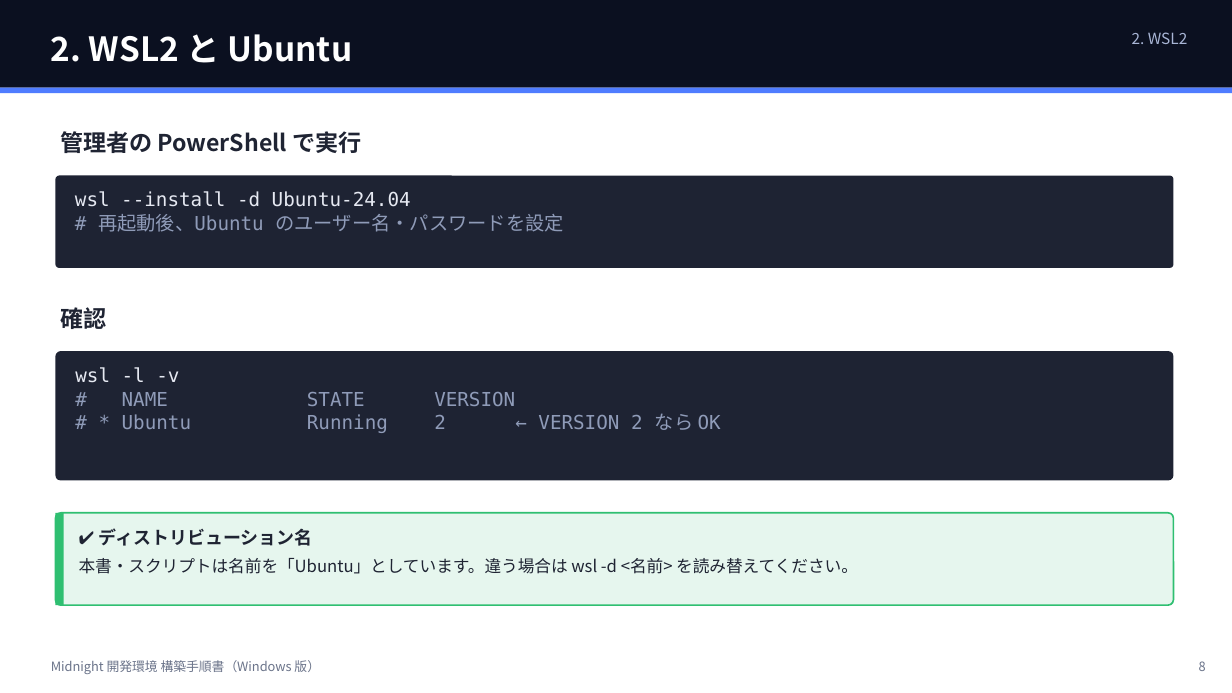
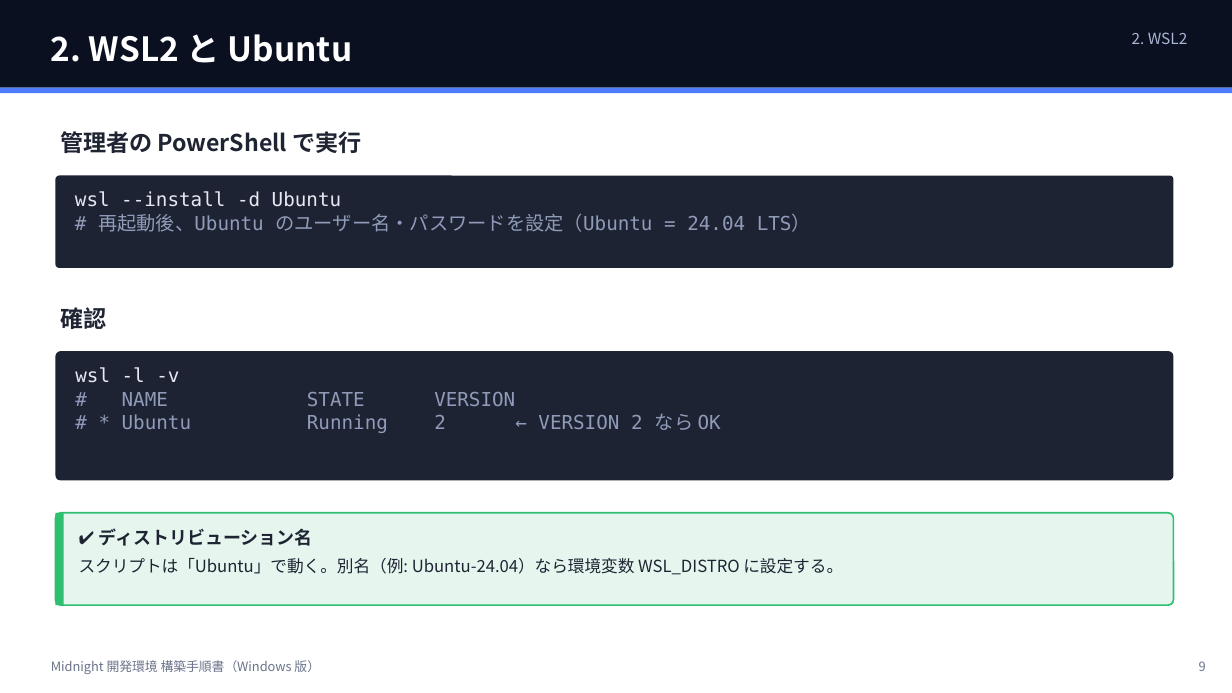
Before and after one commit to 101nimura/midnight_td_demo, a slide deck: slide 9 of docs/SETUP.pptx (slide 8 before the commit). Drawn at 1232x693 pixels with LibreOffice and Linux fonts; fonts in the diff are those of the drawing. Boxes give left, top, right and bottom in pixels: in the first picture for what was removed or moved away, otherwise in the second. Text is boxed around its words. In the diff, an @@ line names an element or a change of style, - is before the commit and + after.

```diff
--- a/docs/SETUP.pptx
+++ b/docs/SETUP.pptx
@@ text in rounded rectangle at (75,191,811,232): text changed @@
-wsl --install -d Ubuntu-24.04
-# 再起動後、Ubuntu のユーザー名・パスワードを設定
+wsl --install -d Ubuntu
+# 再起動後、Ubuntu のユーザー名・パスワードを設定（Ubuntu = 24.04 LTS）
@@ text at (79,558,843,575): text changed @@
-本書・スクリプトは名前を「Ubuntu」としています。違う場合は wsl -d <名前> を読み替えてください。
+スクリプトは「Ubuntu」で動く。別名（例: Ubuntu-24.04）なら環境変数 WSL_DISTRO に設定する。
```
Also in this commit, not shown: 24 other slides changed, 1 slide added, 18 other files.
